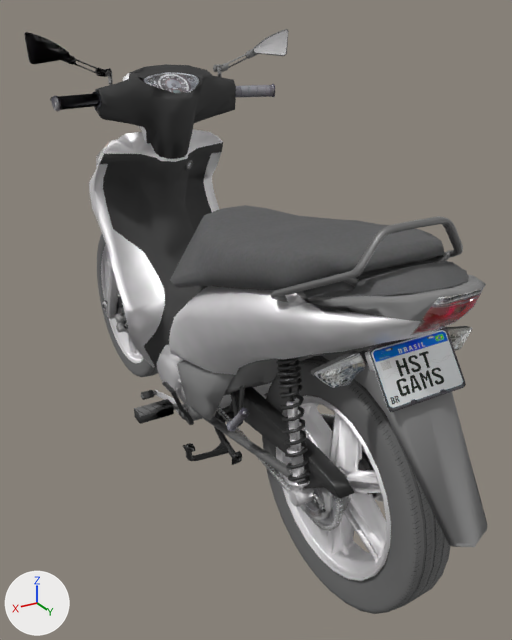
The FBX model Assets/3D Assets/Bikes/Hando Twix/HandoTwix.fbx: old version first, new version second.
Both versions are drawn from a camera (50 mm lens) standing at (0.838, 1.603, 1.221) and looking at (-0.063, 0.101, 0.47). The axes (+X, +Y, +Z) are drawn at lower left. The lights are the same throughout. The first picture is the older version. Where no turn or scale is listed for an object, it has been applied to the vertices.

Names of what the first picture shows: 'bodyMesh', 'dirtGuardMesh', 'frontWheelMesh', 'frontWheelMesh.001', 'handleMesh', 'plateMesh', 'rearWheelMesh', 'rearWheelMesh.001', 'swingArmMesh', 'tailSection', 'turnSignalLeft' and 2 more.
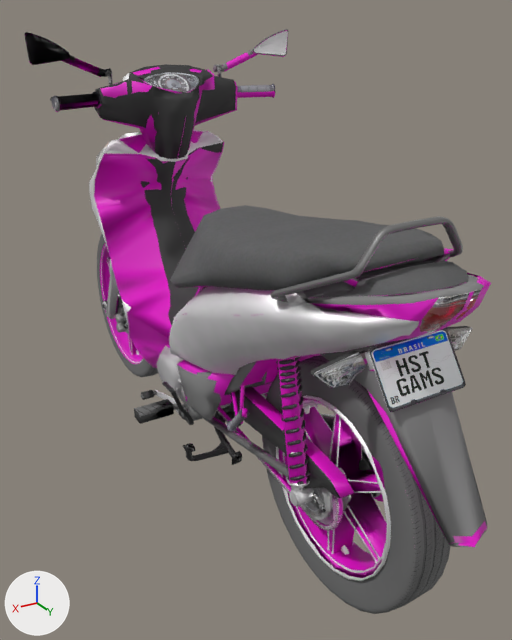
What the commit changed:
Material 'Placeholder' (mat_placeholder) is new.
Its base color is (0.8, 0.0, 0.599) (pink #e700cb).
Mesh me_bodyshell_high_021 is new.
It has 484 vertices, 436 faces and spans x -0.036..0.05, y -0.277..0.277, z -0.276..0.278.
It uses material mat_placeholder (pink #e700cb).
Mesh me_bodyshell_high_022 is new.
It has 862 vertices, 788 faces and spans x -0.247..0.215, y -0.605..0.866, z 0.155..0.934.
It uses material mat_placeholder (pink #e700cb).
Mesh me_bodyshell_high_028 is new.
It has 812 vertices, 765 faces and spans x -0.378..0.373, y -0.41..0.243, z -0.498..0.452.
It uses material mat_placeholder (pink #e700cb).
Mesh me_bodyshell_high_019 is new.
It has 328 vertices, 280 faces and spans x -0.086..0.054, y -0.271..0.27, z -0.271..0.27.
It uses material mat_placeholder (pink #e700cb).
Mesh me_bodyshell_high_023 is new.
It has 535 vertices, 546 faces and spans x -0.145..0.143, y 0.031..0.697, z 0.194..0.602.
It uses material mat_placeholder (pink #e700cb).
Mesh me_bodyshell_high_034 is new.
It has 46 vertices, 33 faces and spans x -0.119..0.117, y -0.232..0.085, z -0.135..0.186.
It uses material mat_placeholder (pink #e700cb).
Object 'frontWheelShadow' (ob_frontwheelshadow) is new; it shows me_bodyshell_high_021.
Its location is (0.001, -0.661, 0.28).
Object 'bodyMeshShadow' (ob_bodymeshshadow) is new; it shows me_bodyshell_high_022.
Its location is (0.0, 0.0, 0.0).
Object 'handleShadow' (ob_handleshadow) is new; it shows me_bodyshell_high_028.
Its location is (0.0, -0.41, 0.731).
Object 'rearWheelShadow' (ob_rearwheelshadow) is new; it shows me_bodyshell_high_019.
Its location is (-0.005, 0.587, 0.28).
Object 'swingArmShadow' (ob_swingarmshadow) is new; it shows me_bodyshell_high_023.
Its location is (0.0, 0.0, 0.0).
Object 'tailSectionShadow' (ob_tailsectionshadow) is new; it shows me_bodyshell_high_034.
Its location is (-0.001, 0.864, 0.494).

What differs and where, as boxes (x1, y1, x2, y2) in the pictures (512 x 640 px):
'bodyMeshShadow', added: after (94, 131, 491, 424)
'rearWheelShadow', added: after (279, 398, 406, 578)
'swingArmShadow', added: after (213, 358, 383, 530)
'handleShadow', added: after (25, 30, 288, 159)
'frontWheelShadow', added (pink): after (100, 243, 143, 365)
'tailSectionShadow', added: after (367, 390, 487, 547)
'rearWheelMesh.001', unchanged, covered by the edit: (276, 395, 391, 581) in both
